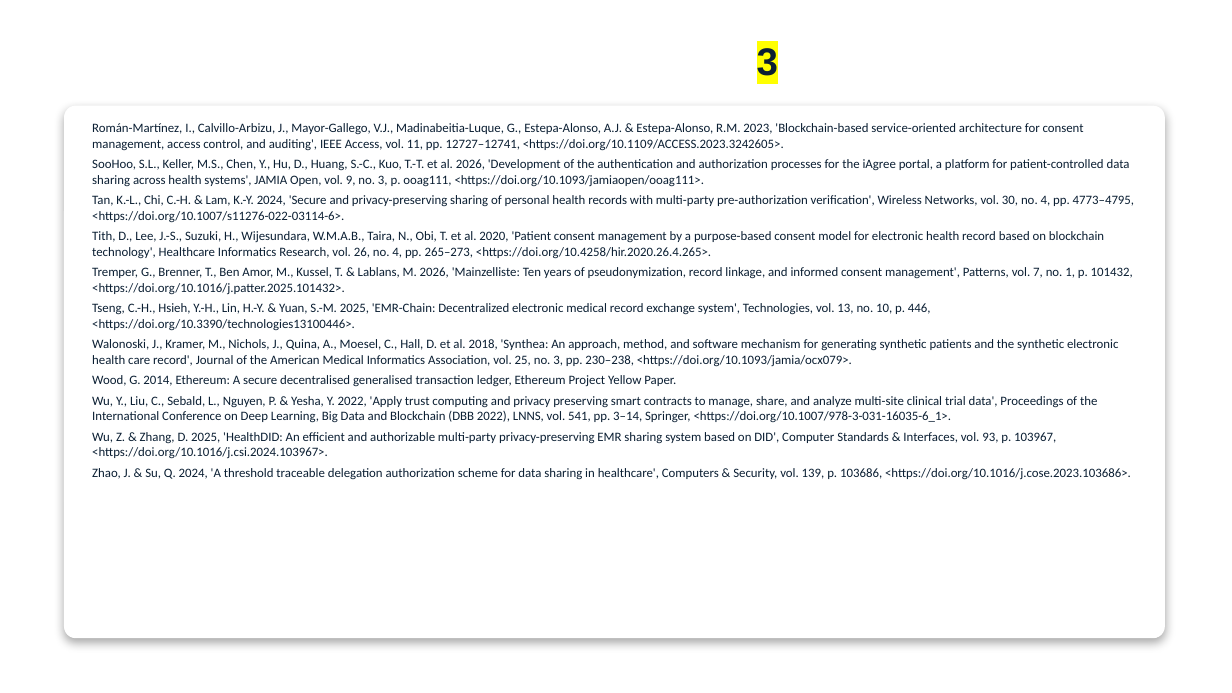
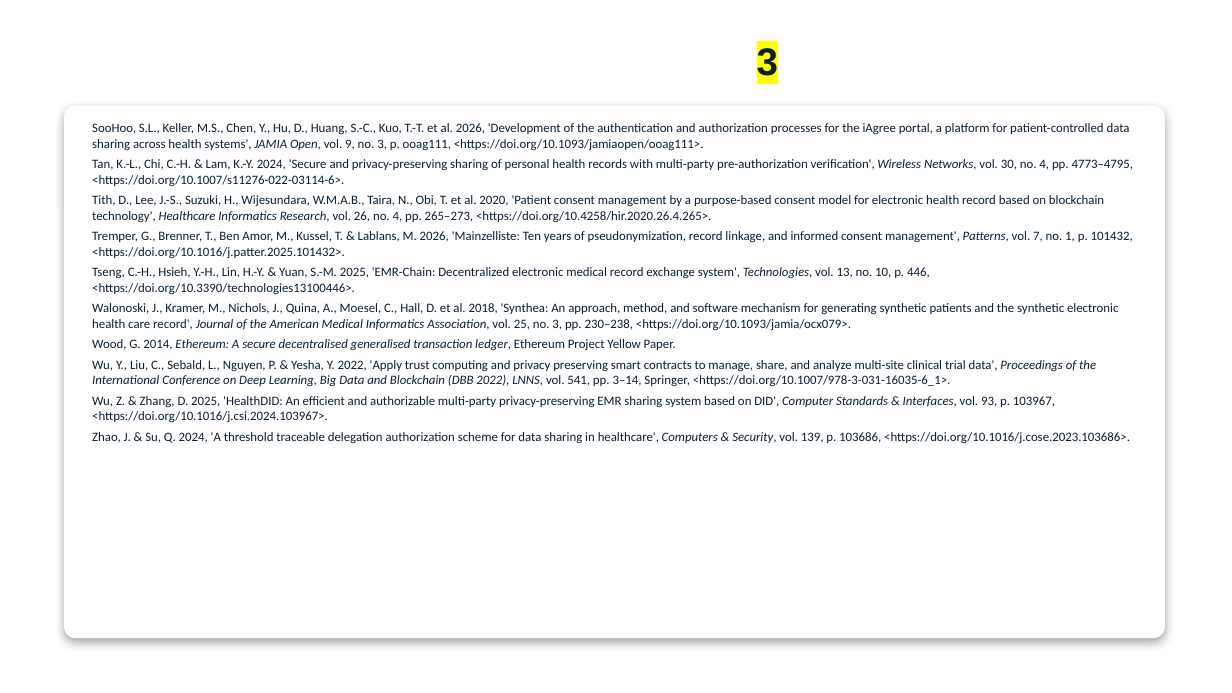
Before and after one commit to yasir12345678900/HealthRWA-Sepolia-Personal-try, a slide deck: slide 47 of docs/Yasir_CA2_Reassessment_Slides_YELLOW_changes.pptx. Drawn at 1232x693 pixels with LibreOffice and Linux fonts; fonts in the diff are those of the drawing; background and template pictures are left out. Boxes give left, top, right and bottom in pixels: in the first picture for what was removed or moved away, otherwise in the second. Text is boxed around its words. In the diff, an @@ line names an element or a change of style, - is before the commit and + after.

```diff
--- a/docs/Yasir_CA2_Reassessment_Slides_YELLOW_changes.pptx
+++ b/docs/Yasir_CA2_Reassessment_Slides_YELLOW_changes.pptx
@@ text "SooHoo, S.L., Keller, M.S., Chen, ..." at [92, 123, 1133, 444]: italic on in "JAMIA Open,", "Wireless Networks,", "Healthcare Informatics Research,", "Patterns," and 6 more places @@
@@ text at [92, 123, 1084, 151]: paragraph removed @@
-Román-Martínez, I., Calvillo-Arbizu, J., Mayor-Gallego, V.J., Madinabeitia-Luque, G., Estepa-Alonso, A.J. & Estepa-Alonso, R.M. 2023, 'Blockchain-based service-oriented architecture for consent management, access control, and auditing', IEEE Access, vol. 11, pp. 12727–12741, <https://doi.org/10.1109/ACCESS.2023.3242605>.
```
Also in this commit, not shown: 2 other slides changed, 3 other files.
